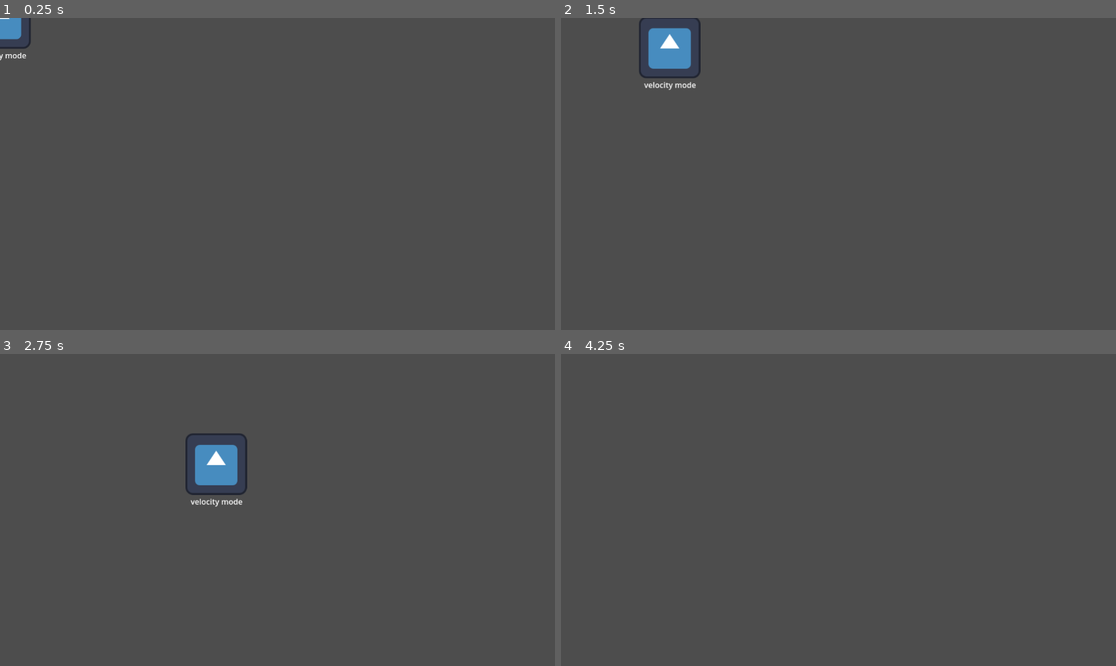
Above: before the commit, frames 1-4 (two rows, left to right).
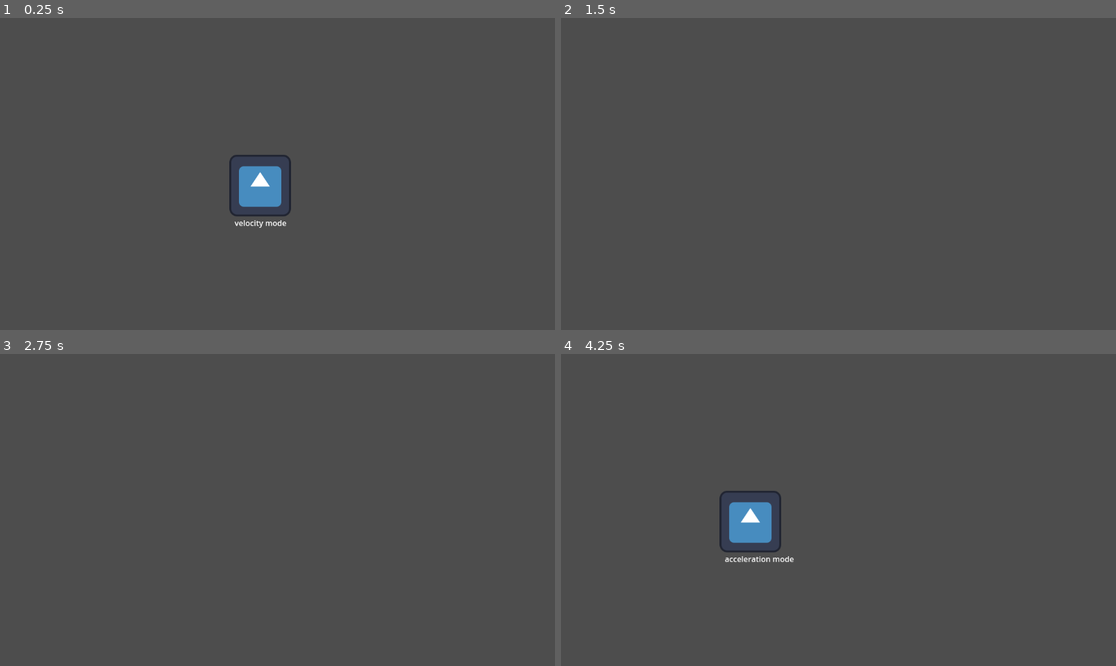
Above: after the commit, the same moments.

Repository: hyperdriveguy/SASCO
Game: Godot game, scene res://world.tscn
The game is run twice, just before and just after one commit, with the same random seed, the same clock (stepped at 60 frames per second) and the same inputs. Before the commit the project starts from res://player.tscn. The engine's default icon, where the game draws it, is replaced by a stand-in: a white triangle on a blue panel in a dark square.
Inputs:
- Up to frame 1 (0.25 s): no input
- Up to frame 2 (1.5 s): tap Enter (ui_accept) at 0.5, 1.35 s; hold Right (ui_right) 0.53-1.28 s; hold Enter (ui_accept) 0.53-1.28 s; hold Down (ui_down) from 1.28 s (still down)
- Up to frame 3 (2.75 s): tap Enter (ui_accept) at 1.52, 1.82 s; release Down (ui_down) at 2.03 s; hold Right (ui_right) from 2.03 s (still down); hold Enter (ui_accept) from 2.03 s (still down)
- Up to frame 4 (4.25 s): release Right (ui_right) at 2.78 s; release Enter (ui_accept) at 2.78 s; hold Up (ui_up) 2.78-3.53 s; tap Enter (ui_accept) at 2.85, 3.02, 3.32 s; hold Left (ui_left) from 3.53 s (still down); hold Enter (ui_accept) from 3.53 s (still down); tap R (reset_player, bound only after the commit) at 4.15 s

The runs differ from the first frame. In frame 1, 1.7% of the frame differs, in the area x 0-53%, y 0-68%; in frame 2, 1.4%; in frame 3, 1.4%; in frame 4, 1.4%.

Commit message:
Add position reset, adjust project settings

Diff:
--- a/player.gd
+++ b/player.gd
@@ -1,5 +1,4 @@
 extends CharacterBody2D
-
 
 const SPEED = 300.0
 
@@ -7,6 +6,12 @@
 var gravity = ProjectSettings.get_setting("physics/2d/default_gravity")
 
 var accel_mode = false
+
+@onready var initial_postion = position
+
+func _ready():
+	$AnimatedSprite2D.play()
+
 
 func _physics_process(delta):
 
@@ -31,7 +36,14 @@
 		if direction_y:
 			velocity.y += direction_y * SPEED / 8
 
-	if Input.is_action_pressed("ui_accept"):
+	if Input.is_action_just_pressed("ui_accept"):
+		if accel_mode:
+			$Label.text = "velocity mode"
+		else:
+			$Label.text = "acceleration mode"
 		accel_mode = not accel_mode
 
+	if Input.is_action_just_pressed("reset_player"):
+		position = initial_postion
+
 	move_and_slide()
--- a/player.tscn
+++ b/player.tscn
@@ -23,7 +23,6 @@
 
 [node name="AnimatedSprite2D" type="AnimatedSprite2D" parent="."]
 sprite_frames = SubResource("SpriteFrames_i8sun")
-frame_progress = 0.0676977
 
 [node name="Label" type="Label" parent="."]
 offset_left = -53.0
--- a/project.godot
+++ b/project.godot
@@ -11,6 +11,55 @@
 [application]
 
 config/name="Adventure Game"
-run/main_scene="res://player.tscn"
+run/main_scene="res://world.tscn"
 config/features=PackedStringArray("4.0", "Mobile")
+boot_splash/show_image=false
 config/icon="res://icon.svg"
+
+[input]
+
+ui_accept={
+"deadzone": 0.5,
+"events": [Object(InputEventKey,"resource_local_to_scene":false,"resource_name":"","device":0,"window_id":0,"alt_pressed":false,"shift_pressed":false,"ctrl_pressed":false,"meta_pressed":false,"pressed":false,"keycode":4194309,"physical_keycode":0,"key_label":0,"unicode":4194309,"echo":false,"script":null)
+, Object(InputEventKey,"resource_local_to_scene":false,"resource_name":"","device":0,"window_id":0,"alt_pressed":false,"shift_pressed":false,"ctrl_pressed":false,"meta_pressed":false,"pressed":false,"keycode":4194310,"physical_keycode":0,"key_label":0,"unicode":4194310,"echo":false,"script":null)
+, Object(InputEventKey,"resource_local_to_scene":false,"resource_name":"","device":0,"window_id":0,"alt_pressed":false,"shift_pressed":false,"ctrl_pressed":false,"meta_pressed":false,"pressed":false,"keycode":32,"physical_keycode":0,"key_label":0,"unicode":32,"echo":false,"script":null)
+, Object(InputEventJoypadButton,"resource_local_to_scene":false,"resource_name":"","device":-1,"button_index":1,"pressure":0.0,"pressed":false,"script":null)
+]
+}
+ui_left={
+"deadzone": 0.5,
+"events": [Object(InputEventKey,"resource_local_to_scene":false,"resource_name":"","device":0,"window_id":0,"alt_pressed":false,"shift_pressed":false,"ctrl_pressed":false,"meta_pressed":false,"pressed":false,"keycode":4194319,"physical_keycode":0,"key_label":0,"unicode":4194319,"echo":false,"script":null)
+, Object(InputEventJoypadButton,"resource_local_to_scene":false,"resource_name":"","device":0,"button_index":13,"pressure":0.0,"pressed":false,"script":null)
+, Object(InputEventJoypadMotion,"resource_local_to_scene":false,"resource_name":"","device":-1,"axis":0,"axis_value":-1.0,"script":null)
+]
+}
+ui_right={
+"deadzone": 0.5,
+"events": [Object(InputEventKey,"resource_local_to_scene":false,"resource_name":"","device":0,"window_id":0,"alt_pressed":false,"shift_pressed":false,"ctrl_pressed":false,"meta_pressed":false,"pressed":false,"keycode":4194321,"physical_keycode":0,"key_label":0,"unicode":4194321,"echo":false,"script":null)
+, Object(InputEventJoypadButton,"resource_local_to_scene":false,"resource_name":"","device":0,"button_index":14,"pressure":0.0,"pressed":false,"script":null)
+, Object(InputEventJoypadMotion,"resource_local_to_scene":false,"resource_name":"","device":-1,"axis":0,"axis_value":1.0,"script":null)
+]
+}
+ui_up={
+"deadzone": 0.5,
+"events": [Object(InputEventKey,"resource_local_to_scene":false,"resource_name":"","device":0,"window_id":0,"alt_pressed":false,"shift_pressed":false,"ctrl_pressed":false,"meta_pressed":false,"pressed":false,"keycode":4194320,"physical_keycode":0,"key_label":0,"unicode":4194320,"echo":false,"script":null)
+, Object(InputEventJoypadButton,"resource_local_to_scene":false,"resource_name":"","device":0,"button_index":11,"pressure":0.0,"pressed":false,"script":null)
+, Object(InputEventJoypadMotion,"resource_local_to_scene":false,"resource_name":"","device":-1,"axis":1,"axis_value":-1.0,"script":null)
+]
+}
+ui_down={
+"deadzone": 0.5,
+"events": [Object(InputEventKey,"resource_local_to_scene":false,"resource_name":"","device":0,"window_id":0,"alt_pressed":false,"shift_pressed":false,"ctrl_pressed":false,"meta_pressed":false,"pressed":false,"keycode":4194322,"physical_keycode":0,"key_label":0,"unicode":4194322,"echo":false,"script":null)
+, Object(InputEventJoypadButton,"resource_local_to_scene":false,"resource_name":"","device":0,"button_index":12,"pressure":0.0,"pressed":false,"script":null)
+, Object(InputEventJoypadMotion,"resource_local_to_scene":false,"resource_name":"","device":-1,"axis":1,"axis_value":1.0,"script":null)
+]
+}
+reset_player={
+"deadzone": 0.5,
+"events": [Object(InputEventKey,"resource_local_to_scene":false,"resource_name":"","device":0,"window_id":0,"alt_pressed":false,"shift_pressed":false,"ctrl_pressed":false,"meta_pressed":false,"pressed":false,"keycode":0,"physical_keycode":82,"key_label":0,"unicode":0,"echo":false,"script":null)
+]
+}
+
+[physics]
+
+common/main_scene="res://world.tscn"
